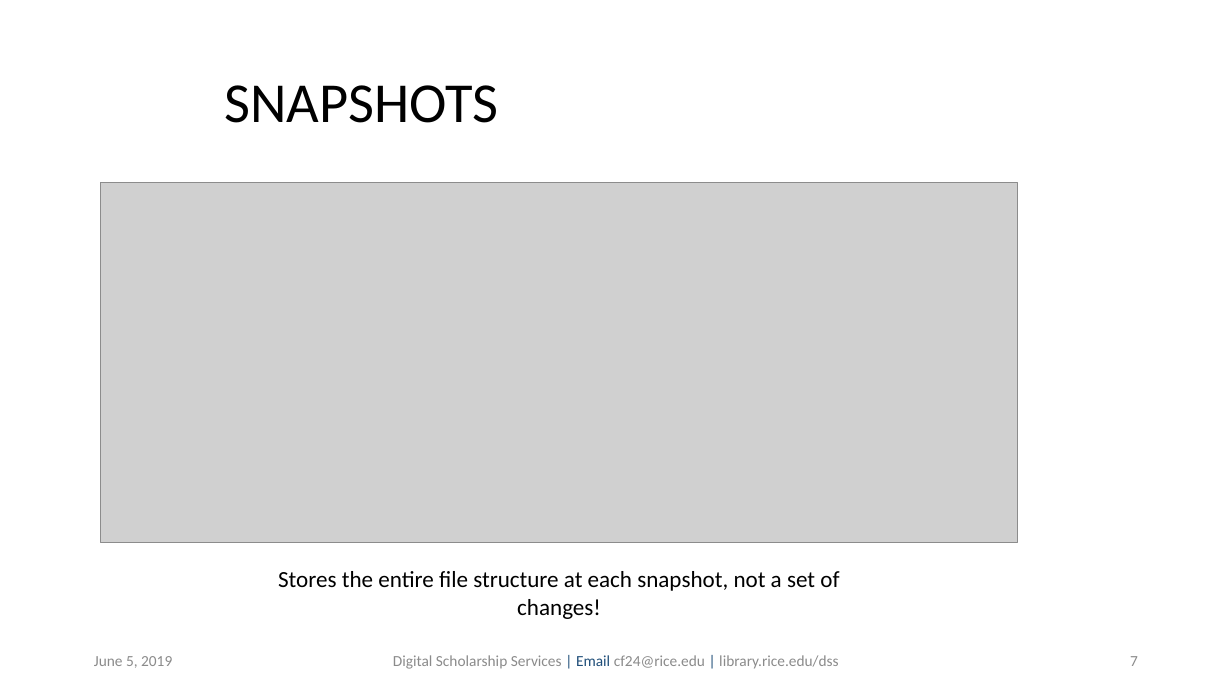
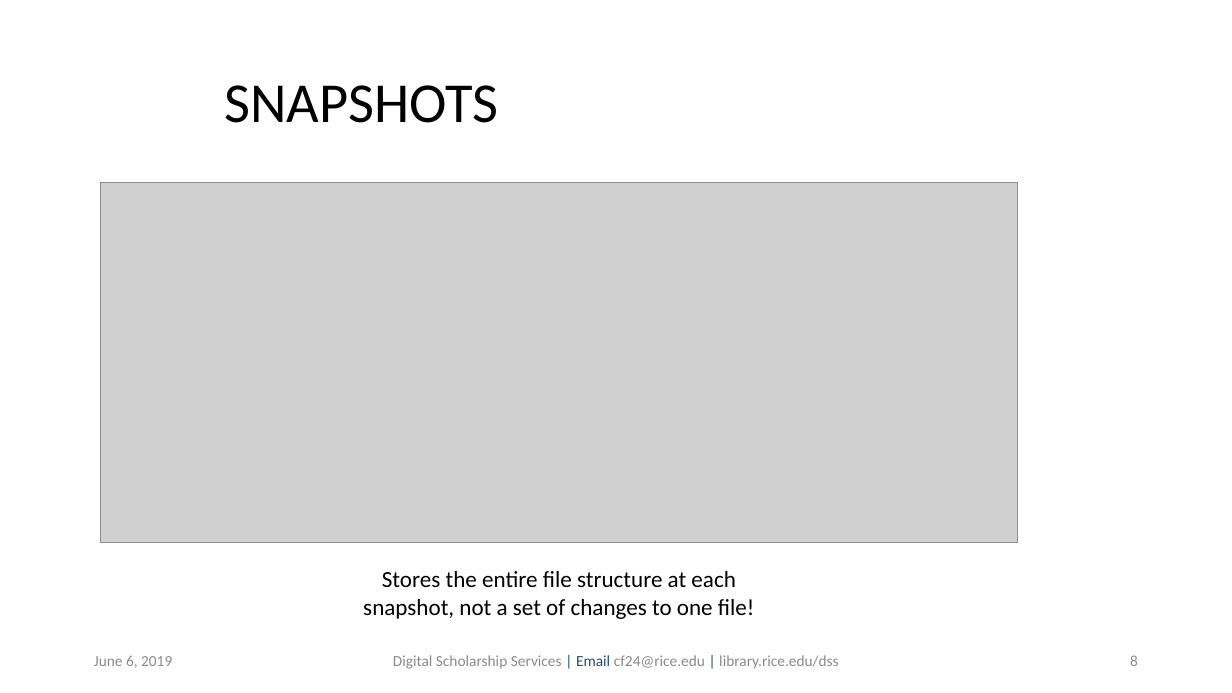
Before and after one commit to bakitybacon/rice-data-and-donuts, a slide deck: slide 8 of github/Introduction to Git & GitHub.pptx (slide 7 before the commit). Drawn at 1232x693 pixels with LibreOffice and Linux fonts; fonts in the diff are those of the drawing; grey boxes stand for pictures; background and template pictures are left out. Boxes give left, top, right and bottom in pixels: in the first picture for what was removed or moved away, otherwise in the second. Text is boxed around its words. In the diff, an @@ line names an element or a change of style, - is before the commit and + after.

Commit message:
edited text

```diff
--- a/github/Introduction to Git & GitHub.pptx
+++ b/github/Introduction to Git & GitHub.pptx
@@ text at [363, 571, 754, 619]: text changed @@
-Stores the entire file structure at each snapshot, not a set of changes!
+Stores the entire file structure at each snapshot, not a set of changes to one file!
@@ text at [94, 655, 172, 668]: text changed @@
-June 5, 2019
+June 6, 2019
@@ page number at [1130, 655, 1138, 666]: text changed @@
-7
+8
```
Also in this commit, not shown: 39 other slides changed, 1 slide added.
